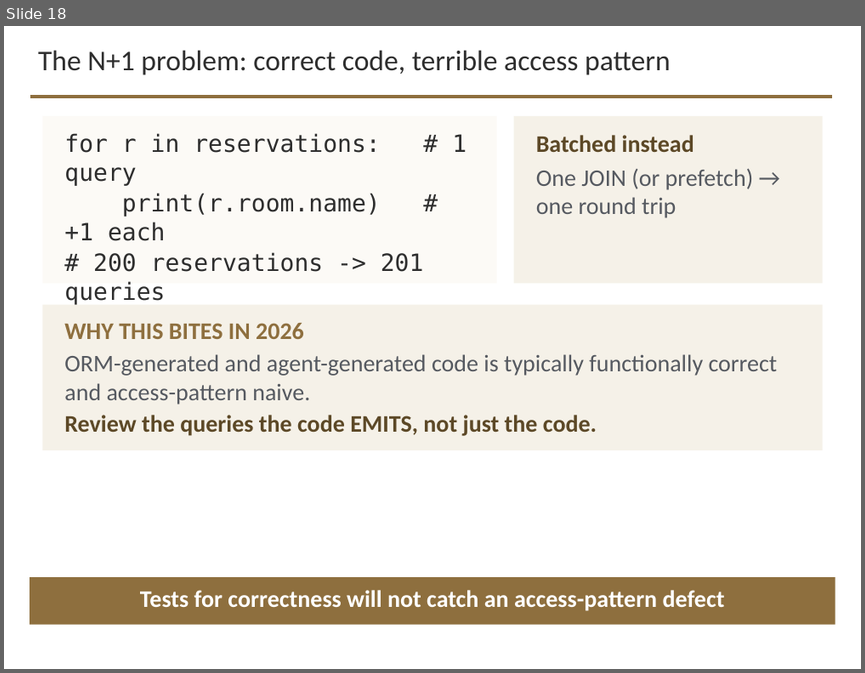
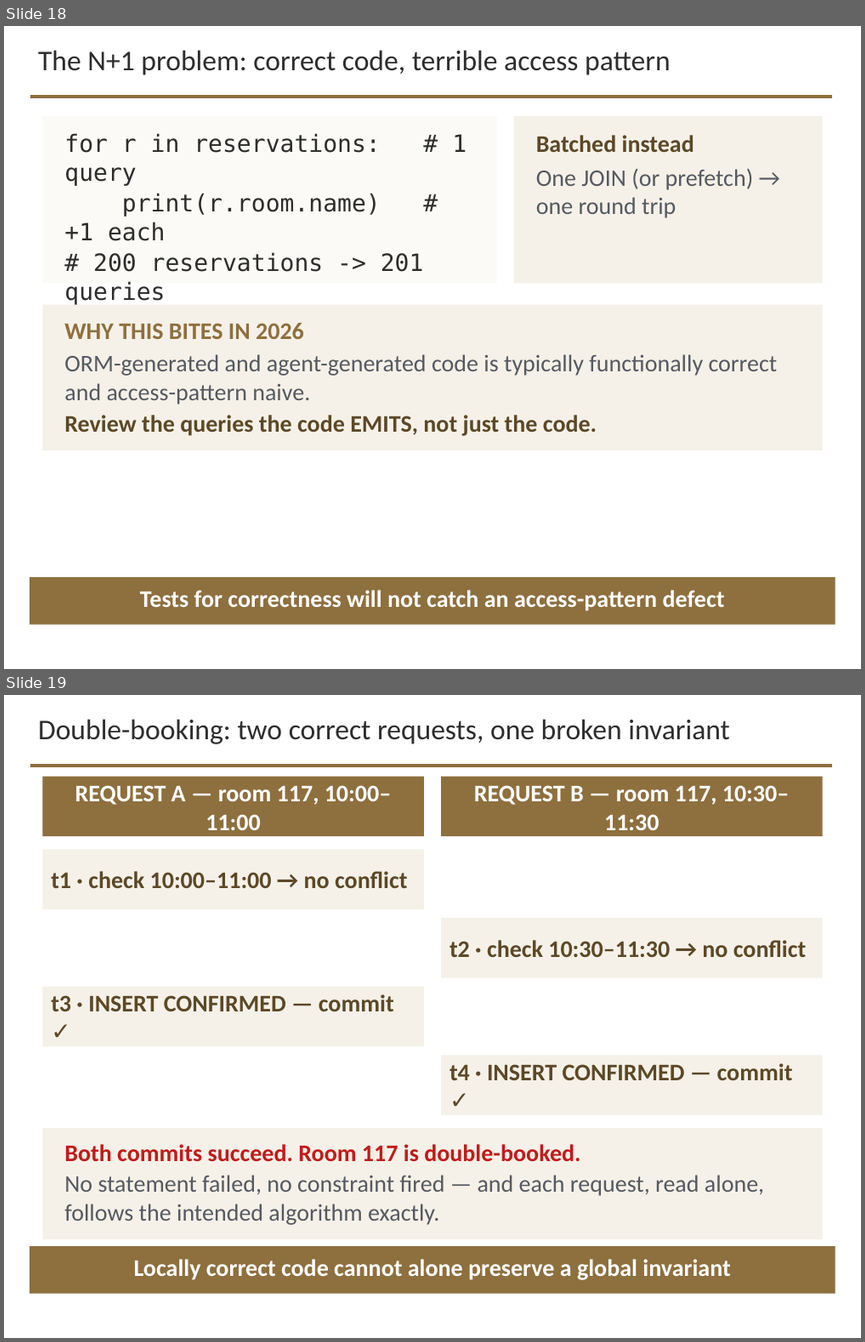
Before and after one commit to davisjam/model-based-agentic-software-engineering, a slide deck: course/lectures/act-3-software-in-the-world/02-compute-environments-and-data-management/3-2-Data-Management.pptx. Shown one above the other, each under a label of ours: slide 18 before the commit, slides 18 and 19 after it. The pictures are 865x673 and 865x1342 pixels, drawn with LibreOffice and Linux fonts; fonts in the diff are those of the drawing; background and template pictures are left out. Boxes give left, top, right and bottom in pixels: in the first picture for what was removed or moved away, otherwise in the second. Text is boxed around its words. In the diff, an @@ line names an element or a change of style, - is before the commit and + after.

```diff
--- a/course/lectures/act-3-software-in-the-world/02-compute-environments-and-data-management/3-2-Data-Management.pptx
+++ b/course/lectures/act-3-software-in-the-world/02-compute-environments-and-data-management/3-2-Data-Management.pptx
@@ slide 19 added at (x1=4, y1=695, x2=861, y2=1338), background #FFFFFF; not listed: 1 template element that a slide beside it also shows @@
@@ text added at (x1=38, y1=719, x2=730, y2=744), 24 pt, text #2D2D2D @@
+Double-booking: two correct requests, one broken invariant
@@ rectangle added at (x1=42, y1=777, x2=424, y2=836), fill #8E6F3E, 20 pt, text #FFFFFF, bold @@
+REQUEST A — room 117, 10:00–11:00
@@ rectangle added at (x1=441, y1=777, x2=823, y2=836), fill #8E6F3E, 20 pt, text #FFFFFF, bold @@
+REQUEST B — room 117, 10:30–11:30
@@ rectangle added at (x1=42, y1=849, x2=424, y2=909), fill #F5F1E8, 20 pt, text #5C4826, bold @@
+t1 · check 10:00–11:00 → no conflict
@@ rectangle added at (x1=441, y1=918, x2=823, y2=978), fill #F5F1E8, 20 pt, text #5C4826, bold @@
+t2 · check 10:30–11:30 → no conflict
@@ rectangle added at (x1=42, y1=987, x2=424, y2=1046), fill #F5F1E8, 20 pt, text #5C4826, bold @@
+t3 · INSERT CONFIRMED — commit ✓
@@ rectangle added at (x1=441, y1=1055, x2=823, y2=1115), fill #F5F1E8, 20 pt, text #5C4826, bold @@
+t4 · INSERT CONFIRMED — commit ✓
@@ rectangle added at (x1=42, y1=1128, x2=823, y2=1239), fill #F5F1E8 @@
@@ text added at (x1=64, y1=1144, x2=764, y2=1225), 20 pt, text #555960 @@
+Both commits succeed. Room 117 is double-booked.
+No statement failed, no constraint fired — and each request, read alone, follows the intended algorithm exactly.
@@ rectangle added at (x1=30, y1=1246, x2=835, y2=1293), fill #8E6F3E @@
@@ text added at (x1=134, y1=1259, x2=730, y2=1280), 20 pt, text #FFFFFF, bold @@
+Locally correct code cannot alone preserve a global invariant
```
Also in this commit, not shown: 5 other slides added.
